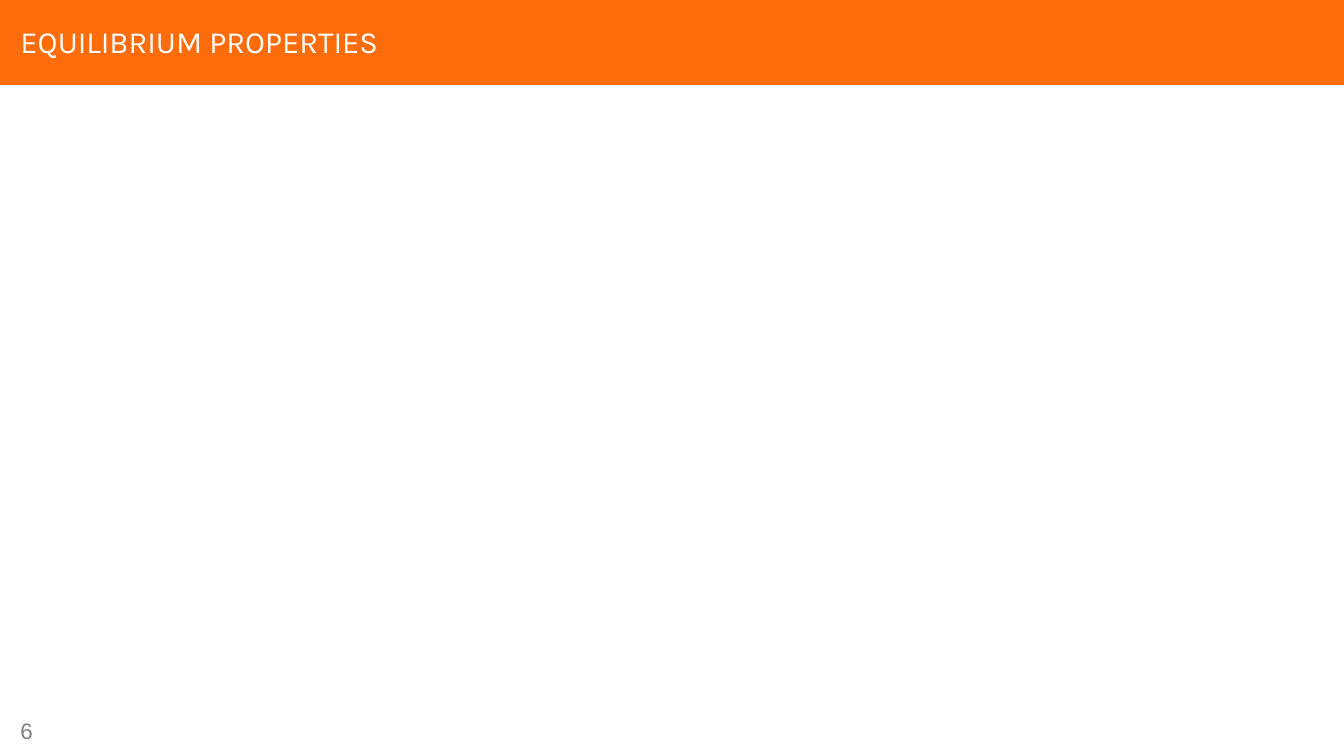
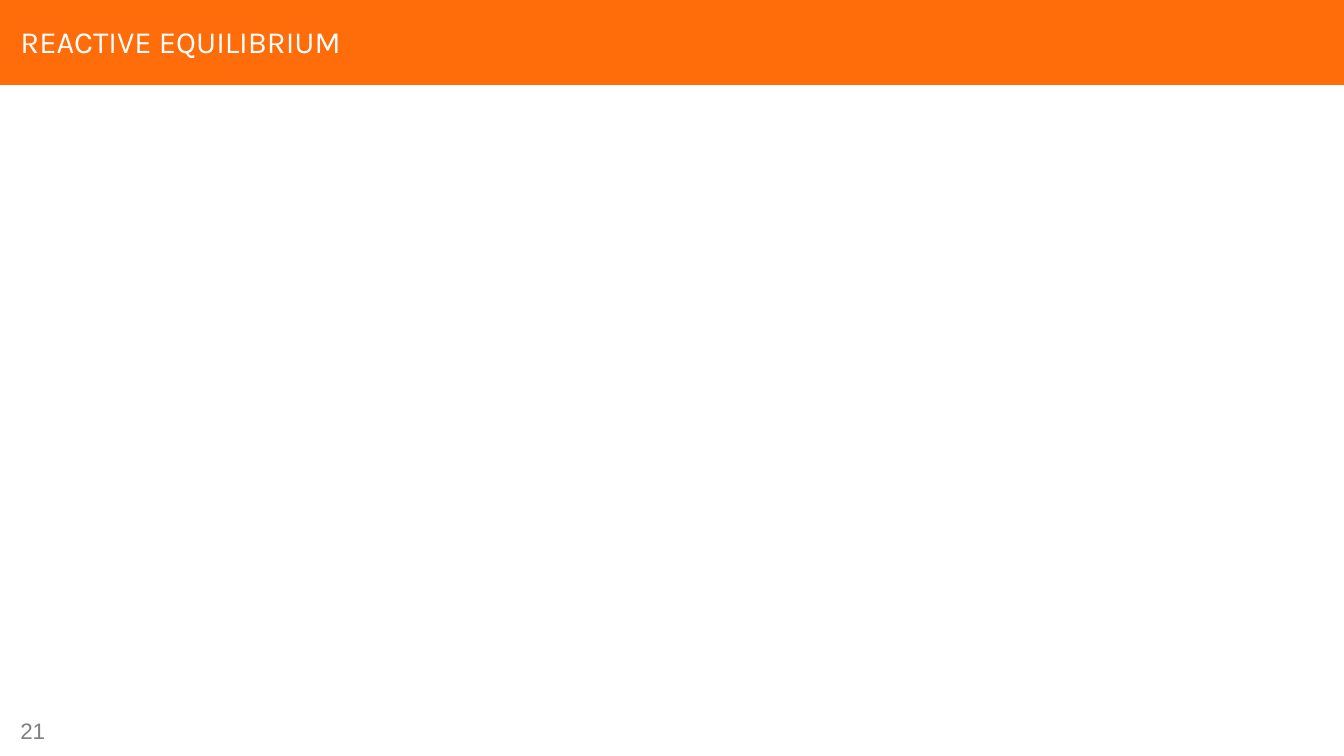
Before and after one commit to zgw-group/polymer_physics_lectures, a slide deck: slide 21 of clapeyron/Clapeyron_tutorial.pptx (slide 6 before the commit). Drawn at 1344x756 pixels with LibreOffice and Linux fonts; fonts in the diff are those of the drawing; grey boxes stand for pictures. Boxes give left, top, right and bottom in pixels: in the first picture for what was removed or moved away, otherwise in the second. Text is boxed around its words. In the diff, an @@ line names an element or a change of style, - is before the commit and + after.

```diff
--- a/clapeyron/Clapeyron_tutorial.pptx
+++ b/clapeyron/Clapeyron_tutorial.pptx
@@ title at (20,33,341,58): text changed @@
-EQUILIBRIUM PROPERTIES
+REACTIVE EQUILIBRIUM
@@ page number at (20,723,45,739): text changed @@
-6
+21
```
Also in this commit, not shown: 2 other slides changed, 16 slides added, 3 slides removed.
